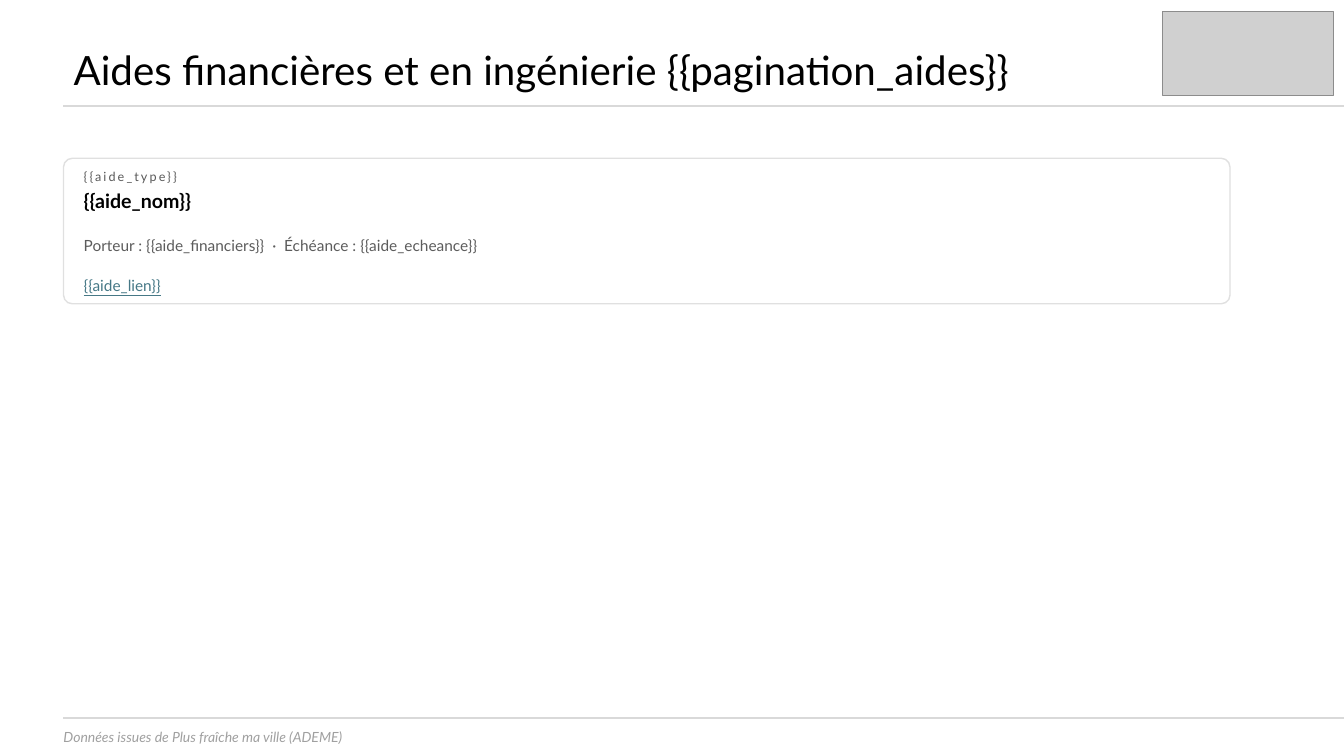
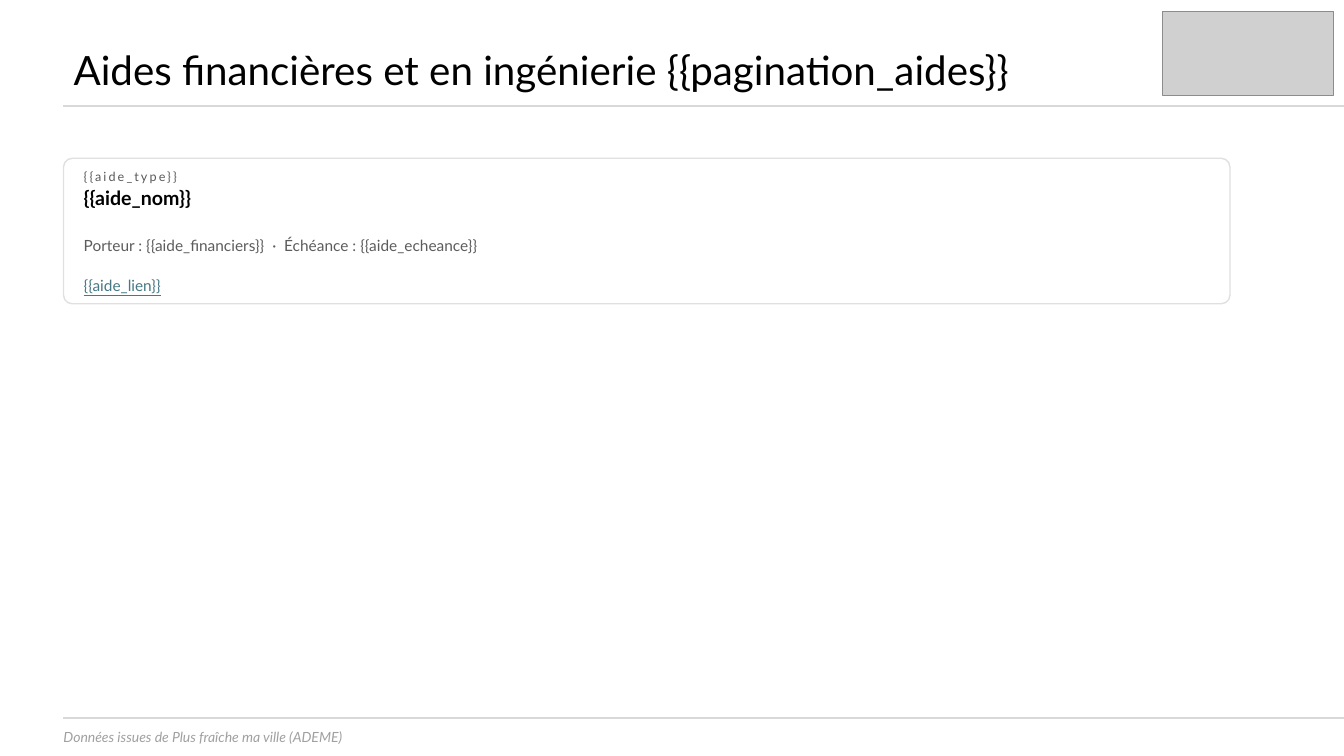
Before and after one commit to incubateur-ademe/plusfraichemaville-site, a slide deck: slide 8 of public/templates/template_synthese_projet.pptx. Drawn at 1344x756 pixels with LibreOffice and Linux fonts; fonts in the diff are those of the drawing; grey boxes stand for pictures. Boxes give left, top, right and bottom in pixels: in the first picture for what was removed or moved away, otherwise in the second. Text is boxed around its words. In the diff, an @@ line names an element or a change of style, - is before the commit and + after.

```diff
--- a/public/templates/template_synthese_projet.pptx
+++ b/public/templates/template_synthese_projet.pptx
@@ text "{{aide_nom}}" at box(84, 190, 192, 208): line spacing 1 to 14pt @@
```
Also in this commit, not shown: 1 other file.
